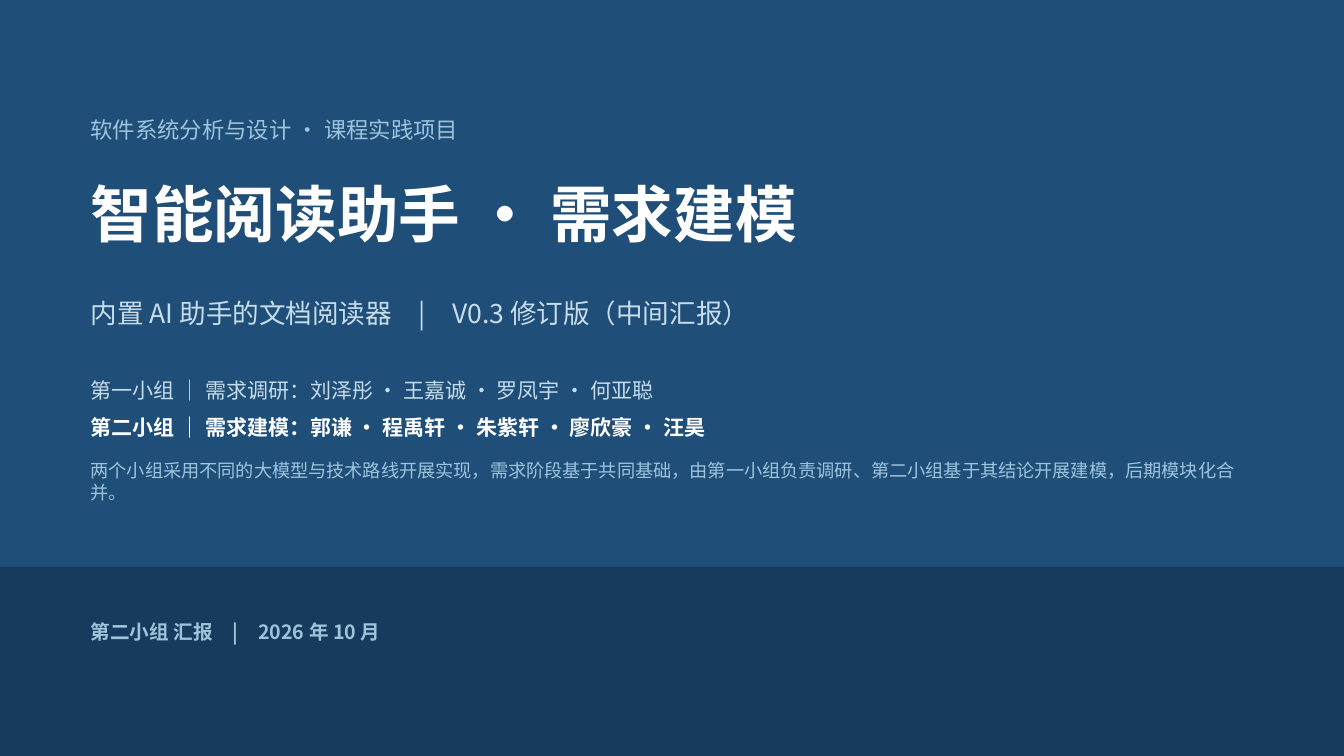
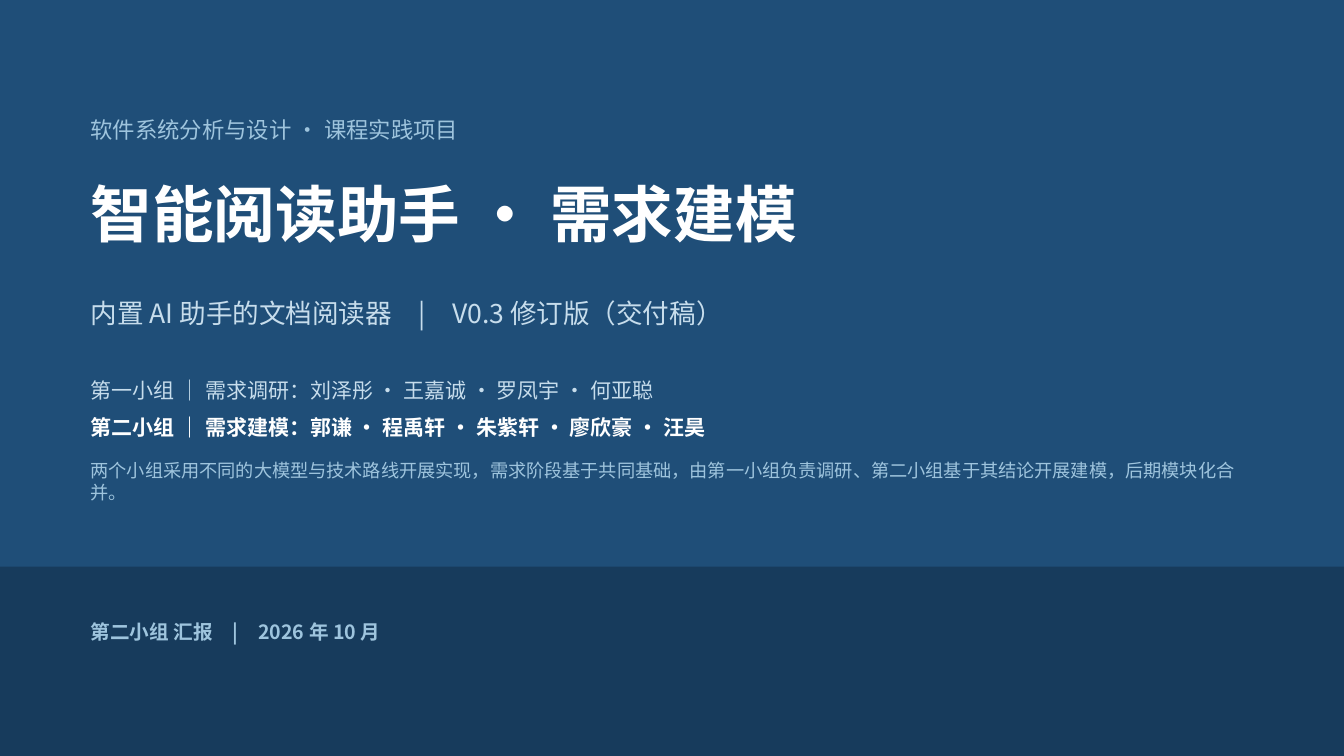
Before and after one commit to Intelligent-Reader-2zu/Intelligent-Reader-2zu, a slide deck: slide 1 of docs/需求建模/2组-work/02-需求建模汇报PPT-2组版.pptx. Drawn at 1344x756 pixels with LibreOffice and Linux fonts; fonts in the diff are those of the drawing. Boxes give left, top, right and bottom in pixels: in the first picture for what was removed or moved away, otherwise in the second. Text is boxed around its words. In the diff, an @@ line names an element or a change of style, - is before the commit and + after.

Commit message:
docs(2组/交付): 11 张建模图与 V0.3 交付包定稿，按课程命名规范组装提交包 [G6-G7]
- 06-建模图：11 张（A1-A9 + 用例图/领域模型修订件）底稿 puml + 导出 png 全部定稿
- 出图清单更名『建模图件清单』，去掉分包/待认领表述，改为验收标准
- 交付包顶层件按『序号-文件名-组号-团队名』命名，补齐 07-19 与 99
- 自查清单第 6/7/8 项销项；第 4/5 项口径修正为『大组共用件』
- 提交说明同步：SRS/SPEC 属大组共用件，基线快照已存
- 汇报 PPT 图数 8 → 11、补 A9 界面导航图；版本记录同步

```diff
--- a/docs/需求建模/2组-work/02-需求建模汇报PPT-2组版.pptx
+++ b/docs/需求建模/2组-work/02-需求建模汇报PPT-2组版.pptx
@@ text at (x1=91, y1=300, x2=722, y2=326): text changed @@
-内置 AI 助手的文档阅读器 | V0.3 修订版（中间汇报）
+内置 AI 助手的文档阅读器 | V0.3 修订版（交付稿）
```
Also in this commit, not shown: 4 other slides changed, 40 other files.
